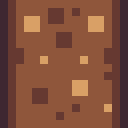
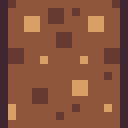
Two versions of the same layered image (128x128). Layer-by-layer changes:
added layer "Calque Copié #1" above "Calque Copié" over [8,8,120,128]
painted on "Calque Copié" over [8,8,120,128]
